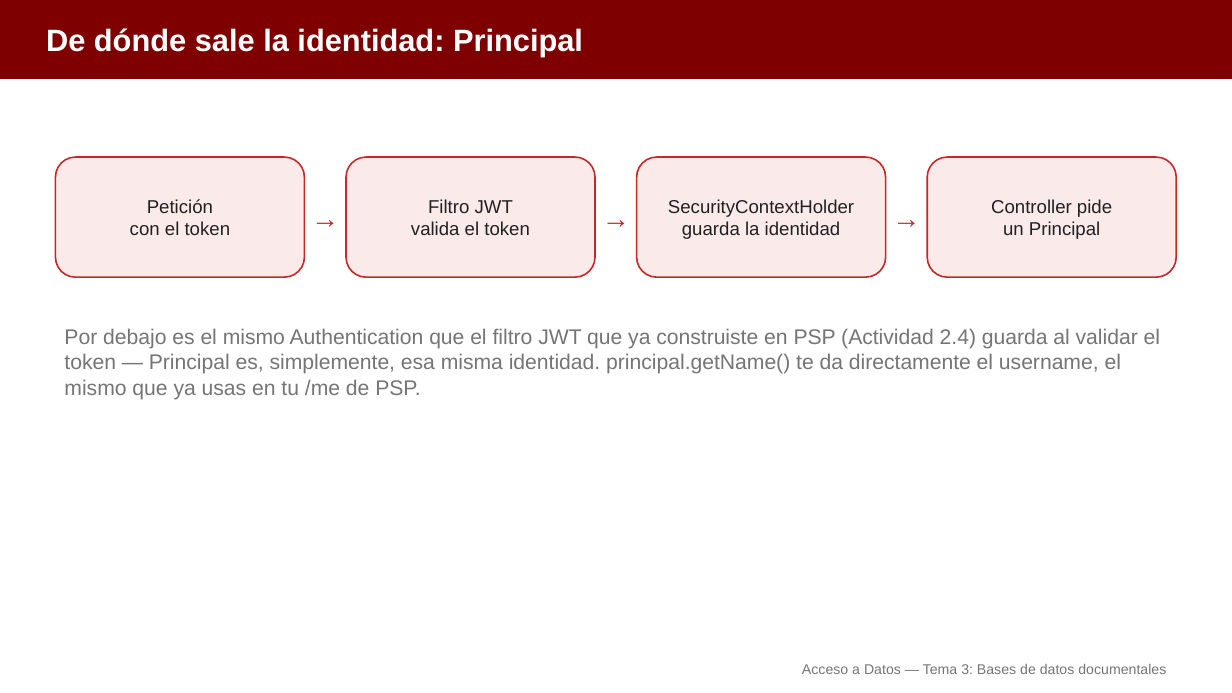
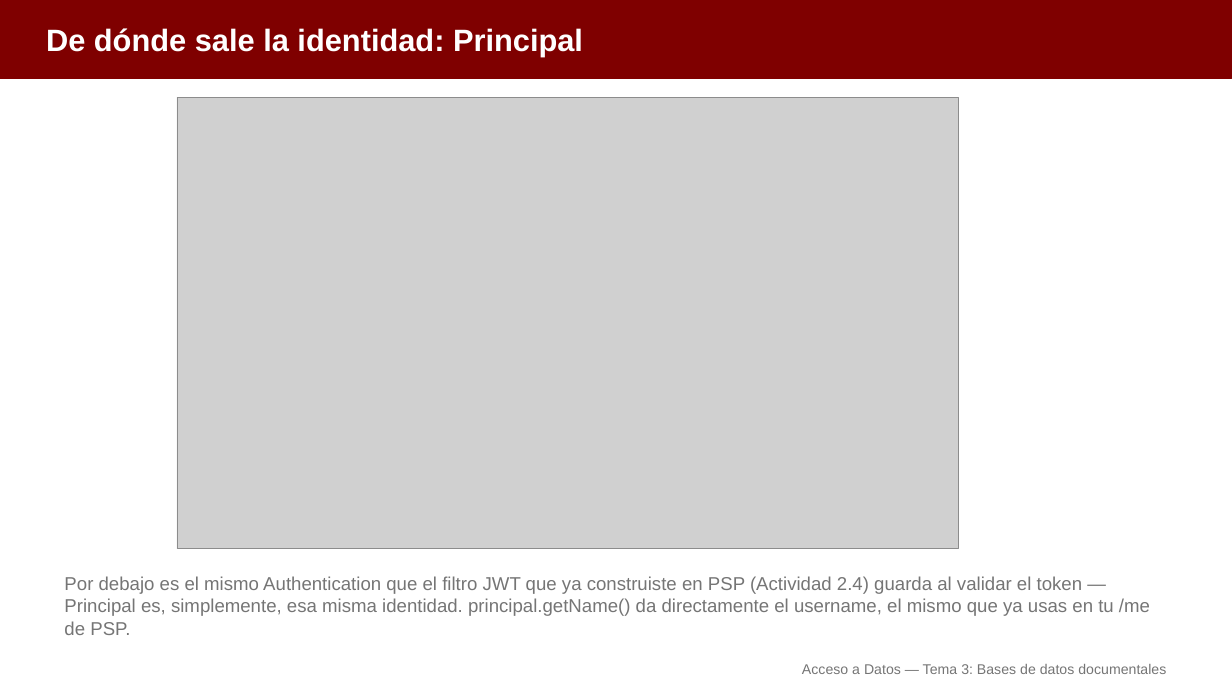
Before and after one commit to aitorventura/acceso-a-datos, a slide deck: slide 24 of tema3/diapositivas/conexion-mongodb.pptx. Drawn at 1232x693 pixels with LibreOffice and Linux fonts; fonts in the diff are those of the drawing; grey boxes stand for pictures. Boxes give left, top, right and bottom in pixels: in the first picture for what was removed or moved away, otherwise in the second. Text is boxed around its words. In the diff, an @@ line names an element or a change of style, - is before the commit and + after.

```diff
--- a/tema3/diapositivas/conexion-mongodb.pptx
+++ b/tema3/diapositivas/conexion-mongodb.pptx
@@ picture added at <box>177,97,958,549</box> @@
@@ rounded rectangle removed at <box>55,157,304,277</box> @@
@@ text removed at <box>300,157,351,277</box> @@
-→
@@ rounded rectangle removed at <box>347,157,595,277</box> @@
@@ text removed at <box>591,157,641,277</box> @@
-→
@@ rounded rectangle removed at <box>637,157,885,277</box> @@
@@ text removed at <box>882,157,933,277</box> @@
-→
@@ rounded rectangle removed at <box>928,157,1177,277</box> @@
@@ text removed at <box>130,199,231,235</box> @@
-Petición
-con el token
@@ text removed at <box>411,199,530,235</box> @@
-Filtro JWT
-valida el token
@@ text removed at <box>668,199,854,239</box> @@
-SecurityContextHolder
-guarda la identidad
@@ text removed at <box>991,199,1112,239</box> @@
-Controller pide
-un Principal
@@ text at <box>64,576,1150,635</box>: text changed; size 16.5 to 14.5 pt @@
-Por debajo es el mismo Authentication que el filtro JWT que ya construiste en PSP (Actividad 2.4) guarda al validar el token — Principal es, simplemente, esa misma identidad. principal.getName() te da directamente el username, el mismo que ya usas en tu /me de PSP.
+Por debajo es el mismo Authentication que el filtro JWT que ya construiste en PSP (Actividad 2.4) guarda al validar el token — Principal es, simplemente, esa misma identidad. principal.getName() da directamente el username, el mismo que ya usas en tu /me de PSP.
```
Also in this commit, not shown: 26 other slides changed, 15 other files.
